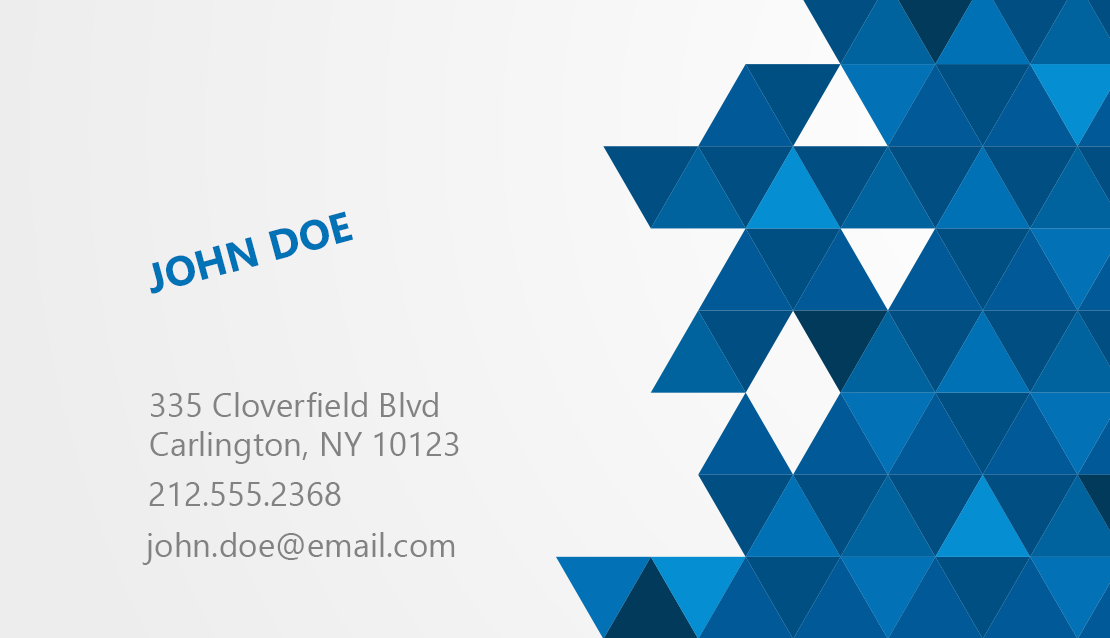
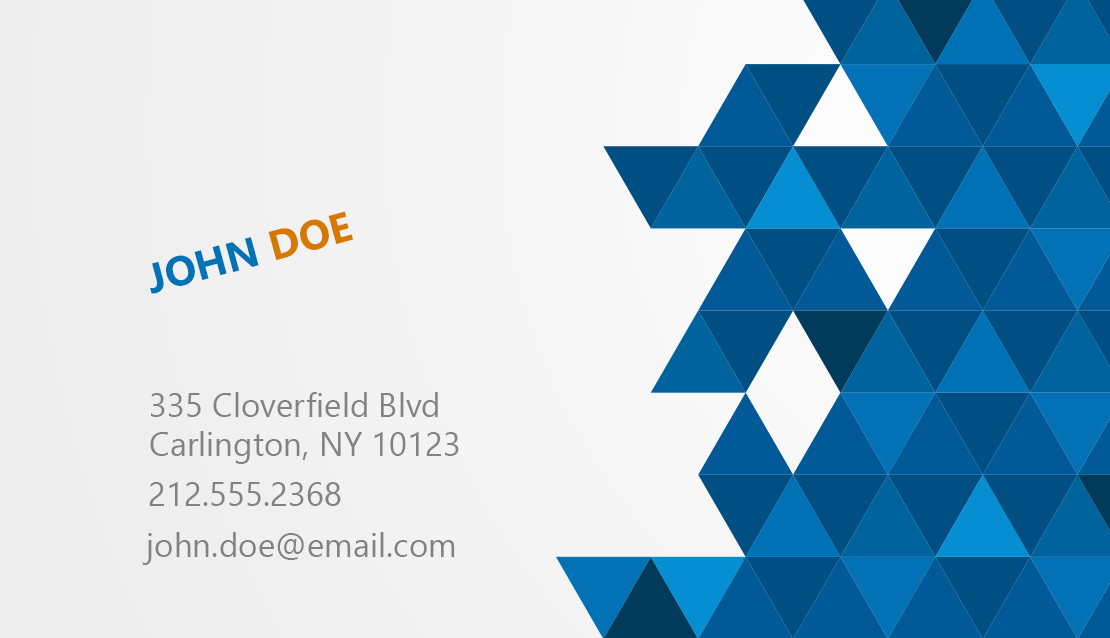
Layer changes from the first w=1110, h=638 image to the second:
painted on "Name" over [268, 211, 353, 260]
